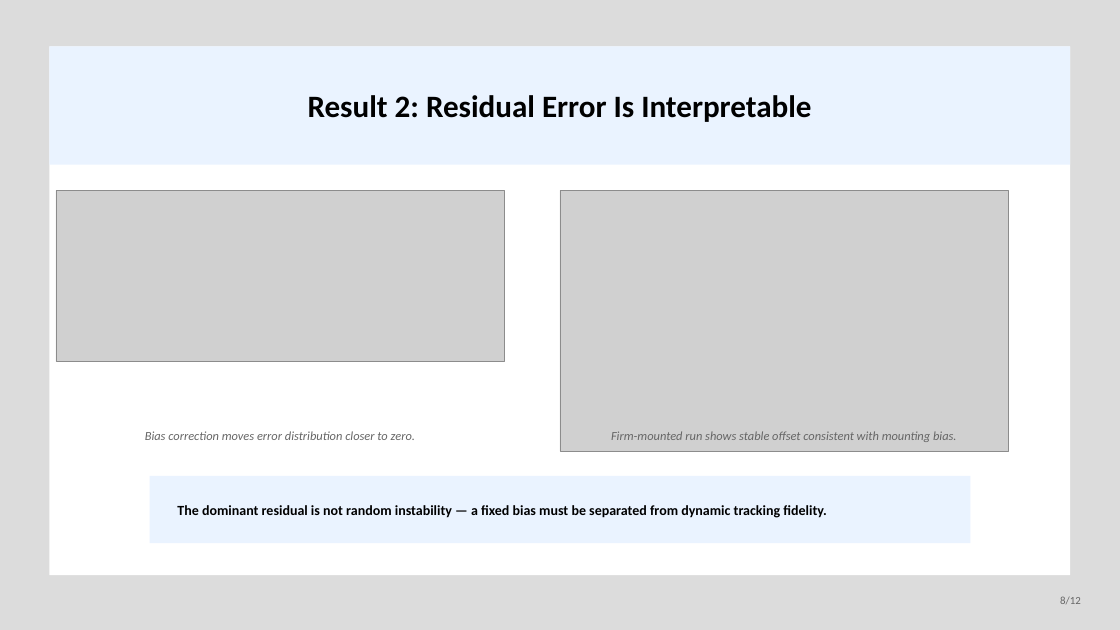
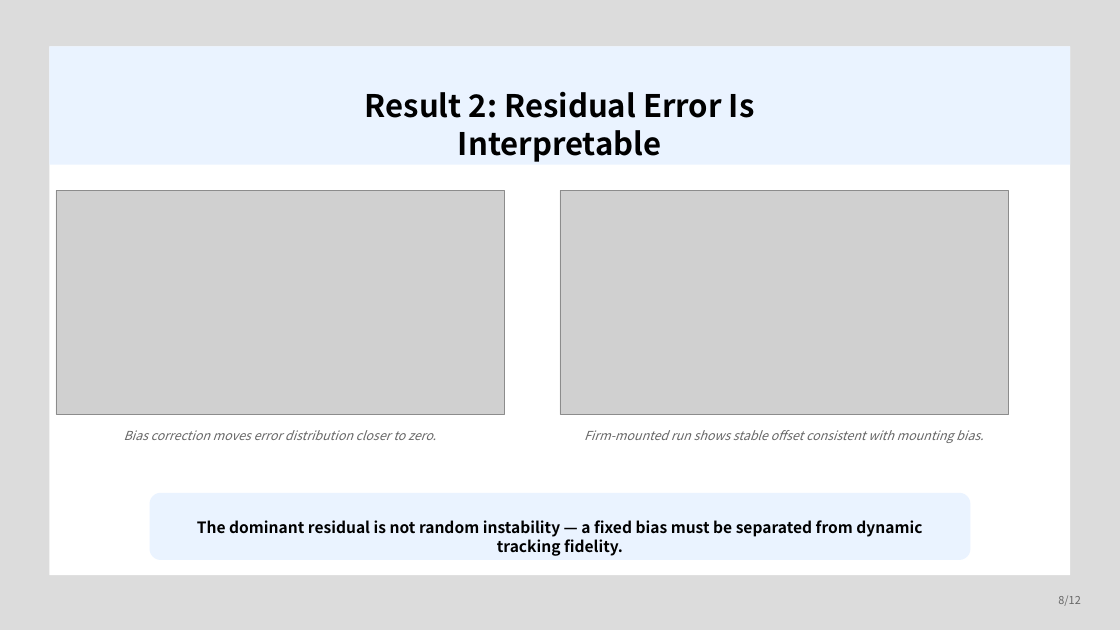
Before and after one commit to banana99ou/Stewart-Platform, a slide deck: slide 8 of presentation/KSAS_Spring2026_Presentation.pptx. Drawn at 1120x630 pixels with LibreOffice and Linux fonts; fonts in the diff are those of the drawing; grey boxes stand for pictures. Boxes give left, top, right and bottom in pixels: in the first picture for what was removed or moved away, otherwise in the second. Text is boxed around its words. In the diff, an @@ line names an element or a change of style, - is before the commit and + after.

```diff
--- a/presentation/KSAS_Spring2026_Presentation.pptx
+++ b/presentation/KSAS_Spring2026_Presentation.pptx
@@ picture: place and size @@
-picture at [56,190,504,361]
+picture at [56,190,504,414]
@@ picture: place and size @@
-picture at [560,190,1008,451]
+picture at [560,190,1008,414]
@@ rounded rectangle: place and size @@
-rounded rectangle at [150,476,970,543]
+rounded rectangle at [150,493,970,560]
@@ rounded rectangle at [150,493,970,560]: rectangle to rounded rectangle @@
@@ text "The dominant residual is not ...": place and size @@
-text "The dominant residual is not ..." at [177,505,827,518]
+text "The dominant residual is not ..." at [197,520,922,556]
@@ text "The dominant residual is not ..." at [197,520,922,556]: size 18 to 20 pt, font Calibri to Noto Sans CJK KR; alignment left to centre @@
@@ font Calibri to Noto Sans CJK KR in 4 elements at [365,91,755,162], [124,430,436,440], [584,430,983,443], [1058,596,1080,606] @@
```
Also in this commit, not shown: 11 other slides changed, 7 other files.
